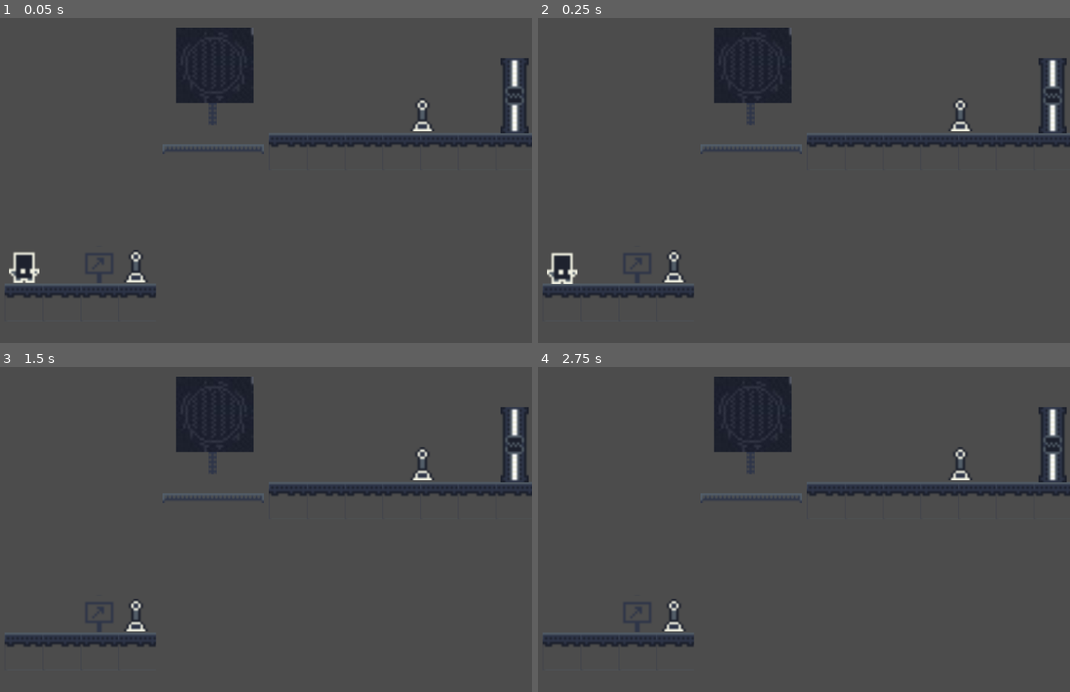
Above: before the commit, frames 1-4 (two rows, left to right).
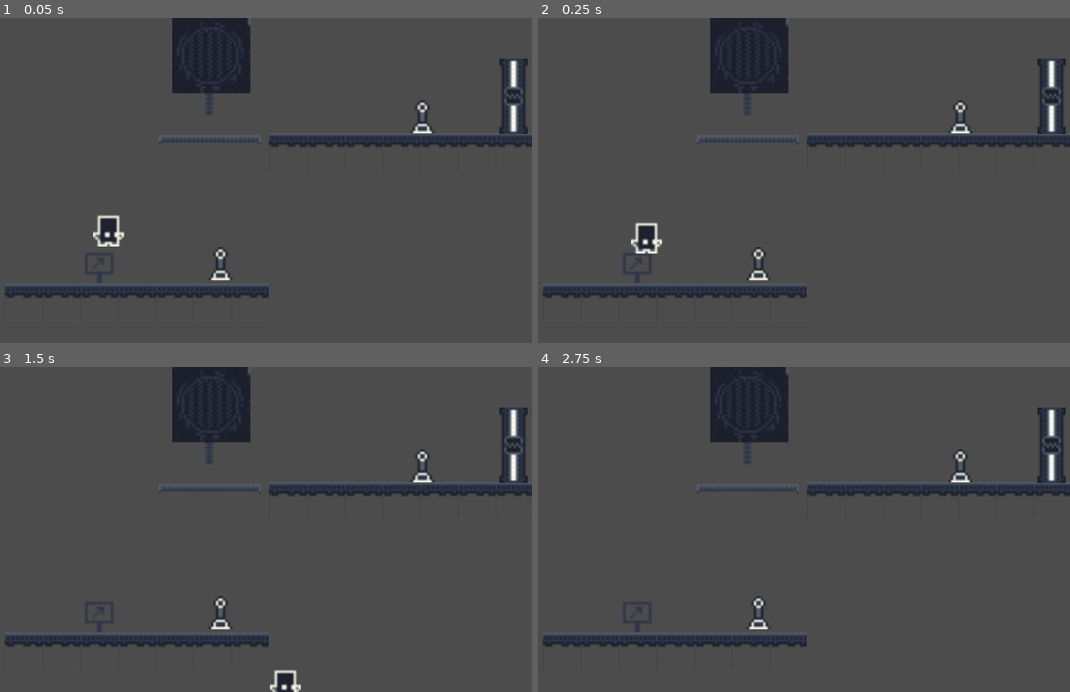
Above: after the commit, the same moments.

Repository: JuanG10/minion3
Game: Godot game, scene res://escenas/niveles/Tutorial_mecanicas_basicas.tscn
Two runs of this game, one before a commit and one after it. Both use one fixed random seed, a clock stepped at 60 frames per second and the inputs below. Before the commit the project has no main scene; this scene is started directly in both runs.
Inputs:
- Up to frame 1 (0.05 s): no input
- Up to frame 2 (0.25 s): no input
- Up to frame 3 (1.5 s): tap Enter at 0.5 s; hold Right (ui_right) 0.53-1.28 s; tap Space (Impulso, bound only after the commit) at 0.6 s; hold Down (ui_down) from 1.28 s (still down); tap B (Accionar_palanca, bound only after the commit) at 1.35 s
- Up to frame 4 (2.75 s): tap Space (Impulso, bound only after the commit) at 1.55, 2, 2.3 s; release Down (ui_down) at 2.03 s; hold Right (ui_right) from 2.03 s (still down); tap X (Accionar_palanca, bound only before the commit) at 2.1 s

The runs differ from the first frame. In frame 1, 3.7% of the frame differs, in the area x 1-100%, y 0-87%; in frame 2, 3.7%; in frame 3, 3.2%; in frame 4, 2.9%.

Commit message:
modifico plataforma de salto

Diff:
--- a/escenas/niveles/Nivel simple.tscn
+++ b/escenas/niveles/Nivel simple.tscn
@@ -379,7 +379,7 @@
 zoom = Vector2( 0.4, 0.5 )
 
 [node name="Jugador" parent="." instance=ExtResource( 7 )]
-position = Vector2( 14.2423, -10.201 )
+position = Vector2( 198.606, -140.126 )
 
 [node name="Robot" parent="." instance=ExtResource( 8 )]
 position = Vector2( 51.1612, -138.66 )
--- a/escenas/niveles/Tutorial_mecanicas_basicas.tscn
+++ b/escenas/niveles/Tutorial_mecanicas_basicas.tscn
@@ -339,7 +339,7 @@
 tile_set = SubResource( 9 )
 cell_size = Vector2( 16, 16 )
 format = 1
-tile_data = PoolIntArray( -589818, 10, 0, -524282, 10, 0, -262137, 1, 2, -262136, 1, 2, -262135, 1, 2, -262134, 1, 2, -262133, 1, 2, -262132, 1, 2, -262131, 1, 2, -65534, 2, 131072, 0, 1, 2, 1, 1, 2, 2, 1, 2, 3, 1, 2 )
+tile_data = PoolIntArray( -589818, 10, 0, -524282, 10, 0, -262137, 1, 2, -262136, 1, 2, -262135, 1, 2, -262134, 1, 2, -262133, 1, 2, -262132, 1, 2, -262131, 1, 2, -65534, 2, 131072, 0, 1, 2, 1, 1, 2, 2, 1, 2, 3, 1, 2, 4, 1, 2, 5, 1, 2, 6, 1, 2 )
 
 [node name="Camera2D" type="Camera2D" parent="."]
 position = Vector2( 105.697, -43.7154 )
@@ -347,18 +347,19 @@
 zoom = Vector2( 0.23, 0.23 )
 
 [node name="Jugador" parent="." instance=ExtResource( 2 )]
-position = Vector2( 8.69053, -8.33905 )
+position = Vector2( 44.3864, -23.8898 )
 
 [node name="Palanca" parent="." instance=ExtResource( 6 )]
-position = Vector2( 56.1212, -7.72186 )
+position = Vector2( 92.0452, -8.77631 )
 acciono = "Cadena"
 
 [node name="CadenaYGancho" parent="." instance=ExtResource( 3 )]
-position = Vector2( 90, -63 )
-
-[node name="Puerta" parent="." instance=ExtResource( 4 )]
-position = Vector2( 216.149, -79.6176 )
-
-[node name="Sprite" parent="." instance=ExtResource( 6 )]
-position = Vector2( 177.57, -72.1077 )
+position = Vector2( 88.588, -67.0143 )
+limite_bajada = 450
+
+[node name="Palanca 2" parent="." instance=ExtResource( 6 )]
+position = Vector2( 177.57, -71.1156 )
 acciono = "Puerta"
+
+[node name="Puerta" parent="." instance=ExtResource( 5 )]
+position = Vector2( 215.675, -79.3809 )
--- a/escenas/objetos/CadenaYGancho.tscn
+++ b/escenas/objetos/CadenaYGancho.tscn
@@ -15,9 +15,6 @@
 ]]
 position = Vector2( 61.1165, -105.79 )
 script = ExtResource( 6 )
-__meta__ = {
-"_edit_group_": true
-}
 
 [node name="Cadena" parent="." instance=ExtResource( 1 )]
 position = Vector2( -1.53746, -13.2332 )
--- a/project.godot
+++ b/project.godot
@@ -16,6 +16,11 @@
 [application]
 
 config/name="Minion 3"
+run/main_scene="res://escenas/niveles/Tutorial_mecanicas_basicas.tscn"
+
+[autoload]
+
+Gamehadler="*res://scripts/gamehadler.gd"
 
 [input]
 
@@ -36,7 +41,12 @@
 }
 Accionar_palanca={
 "deadzone": 0.5,
-"events": [ Object(InputEventKey,"resource_local_to_scene":false,"resource_name":"","device":0,"alt":false,"shift":false,"control":false,"meta":false,"command":false,"pressed":false,"scancode":88,"unicode":0,"echo":false,"script":null)
+"events": [ Object(InputEventKey,"resource_local_to_scene":false,"resource_name":"","device":0,"alt":false,"shift":false,"control":false,"meta":false,"command":false,"pressed":false,"scancode":66,"unicode":0,"echo":false,"script":null)
+ ]
+}
+Impulso={
+"deadzone": 0.5,
+"events": [ Object(InputEventKey,"resource_local_to_scene":false,"resource_name":"","device":0,"alt":false,"shift":false,"control":false,"meta":false,"command":false,"pressed":false,"scancode":32,"unicode":0,"echo":false,"script":null)
  ]
 }
 
--- a/scripts/Cadena.gd
+++ b/scripts/Cadena.gd
@@ -33,6 +33,7 @@
 
 
 func activar():
+	print("buenaassss")
 	activado    = true
 
 func  desactivar():
--- a/scripts/CadenaYGancho.gd
+++ b/scripts/CadenaYGancho.gd
@@ -4,6 +4,7 @@
 export (int) var limite_bajada
 
 func activar():
+	print("cadenaaaaaaaa")
 	cadena.set_limite_bajada(limite_bajada)
 	cadena.activar()
 
--- a/scripts/Palanca.gd
+++ b/scripts/Palanca.gd
@@ -25,9 +25,10 @@
 
 
 func _on_Area2D_body_entered(body):
-	if(body.get_name() == "Jugador"):
+	if(get_tree().get_nodes_in_group("characters").has(body)):
 		puedo_accionar = true
 
 func _on_Area2D_body_exited(body):
-	 puedo_accionar = false
-	 puedo_desactivar = false
+	if(get_tree().get_nodes_in_group("characters").has(body)):
+		 puedo_accionar = false
+		 puedo_desactivar = false
--- a/scripts/Plataforma_de_salto_sprite.gd
+++ b/scripts/Plataforma_de_salto_sprite.gd
@@ -11,11 +11,11 @@
 func _on_Area2D_body_entered(body):
 	if(body.get_name() == "Jugador"):
 		if activado:
-			print("hola")
-			frame = 1
-			body.impulso()
+			body.impulso(self)
 
 
+func cambiar_frame():
+	frame = 1
 
 func _on_Area2D_body_exited(body):
 	if(body.get_name() == 'Jugador'):
--- a/scripts/jugador.gd
+++ b/scripts/jugador.gd
@@ -7,6 +7,7 @@
 const vel_salto = 120
 var velocity:Vector2
 var impulso = false
+var plataforma_de_salto
 
 # Obtención de otros Nodos.
 onready var player_spr:AnimatedSprite = $character_col/character_spr
@@ -32,6 +33,10 @@
 	velocity.y += SPEED * delta
 	_get_input()
 	move_and_slide(velocity,Vector2(0,-1))
+	if(Input.is_action_just_pressed("Impulso")) && impulso:
+		velocity.y = -vel_salto
+		plataforma_de_salto.cambiar_frame()
+
 
 func _get_input()->void: # Obtiene el input para moverse o caer.
 	if control_switch:
@@ -39,8 +44,9 @@
 		if Input.is_action_pressed('ui_left'): _move_right()
 		if _input_release(): player_spr.play("idle")
 
-func impulso()->void: # Lo llama la plataforma de salto.
-	velocity.y = -vel_salto
+func impulso(plataforma)->void: # Lo llama la plataforma de salto.
+	impulso = true
+	plataforma_de_salto = plataforma
 
 func _input_release()->bool: # Chequea si se sueltan teclas direccionales.
 	return Input.is_action_just_released("ui_right") or Input.is_action_just_released("ui_left")
Not shown: 1 places in escenas/niveles/Tutorial_mecanicas_basicas.tscn that only renumber resources
Not shown, added: sprites/Placa de presion.rar
Not shown, added: sprites/Plataforma de salto.rar
Not shown, added: sprites/Puerta.rar
Not shown, added: sprites/Rejillas.rar
Not shown, added: sprites/Suelo.rar
